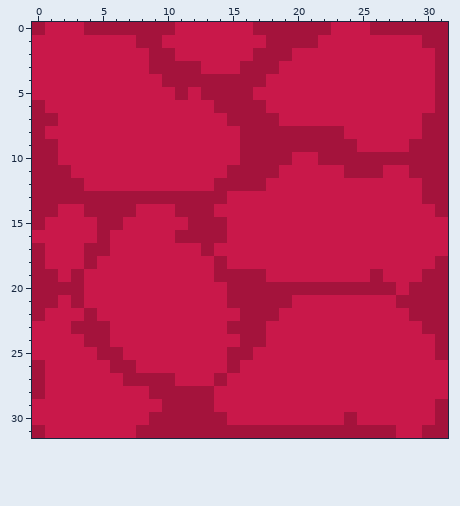
Pixel-art file -- aseprite/floor.aseprite. Above, as it was before the edit.
32x32 pixels, 1 frame.
After:
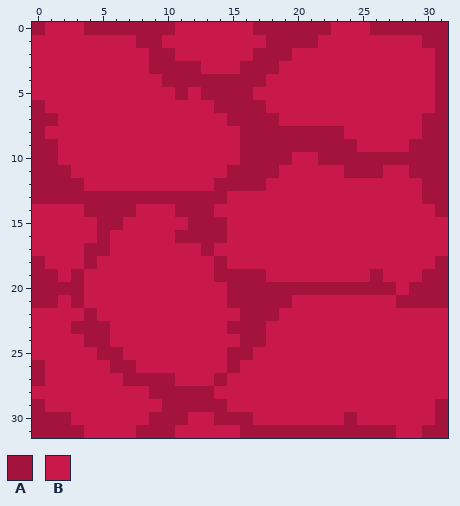
Palette (. is transparent): A #a4133c  B #c9184a
The exact change:
The author changed colour B to colour A in row 29 at x 0 and 14; in row 30 at x 0 to 2 and 15 to 16; in row 31 at x 1 to 3.
The author changed colour A to colour B in row 14 at x 0 to 1; in row 15 at x 0; in row 17 at x 0; in row 22 at x 0 and 29 to 31; in row 23 at x 30 to 31; in rows 24 to 25 at x 31.
The author changed colour A to colour B in row 28 at x 0; in row 30 at x 12 to 13; in row 31 at x 11 to 15.
